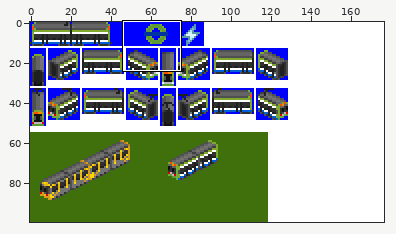
File history of a sprite sheet, gfx/Tram/London_CR4000.png. The picture above shows the old version from afar; the outline marks the close-up.
Close-up. The starting point:
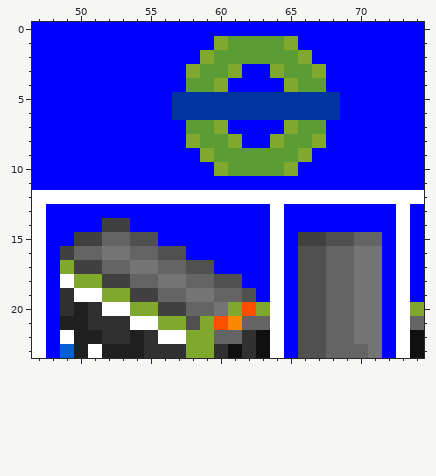
The file is 177x100 pixels. Colours within 5 levels of each other are drawn and written as one. Shown: x 47..74, y 0..23.
Once edited:
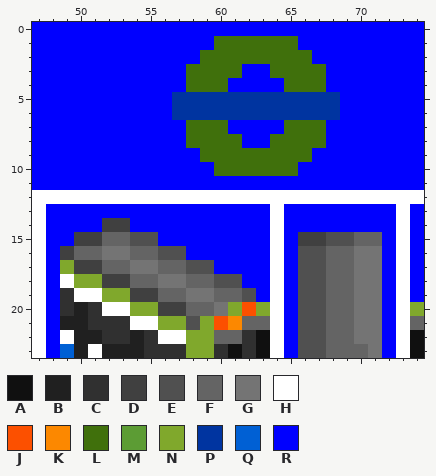
Palette (. is transparent): A #101010  B #202020  C #303030  D #404040  E #505050  F #646464  G #747474  H #ffffff  J #fc5000  K #fc8800  L #40700c  M #5c9c34  N #80a82c  P #0034a0  Q #0060d4  R #0000ff
Changes in this commit:
y 1: x 60..65 NMMMMN -> LLLLLL
y 2: x 59..66 NMMMMMMN -> LLLLLLLL
y 3: x 58..61 NMMN -> LLLL; x 64..67 NMMN -> LLLL
y 4: x 58..60 MMN -> LLL; x 65..67 NMM -> LLL
y 7: x 58..60 MMN -> LLL; x 65..67 NMM -> LLL
y 8: x 58..61 NMMN -> LLLL; x 64..67 NMMN -> LLLL
y 9: x 59..66 NMMMMMMN -> LLLLLLLL
y 10: x 60..65 NMMMMN -> LLLLLL
Boxes around the changes in both close-ups, in picture pixels (x1, y1, x2, y2):
changed: (186, 36, 326, 176)
